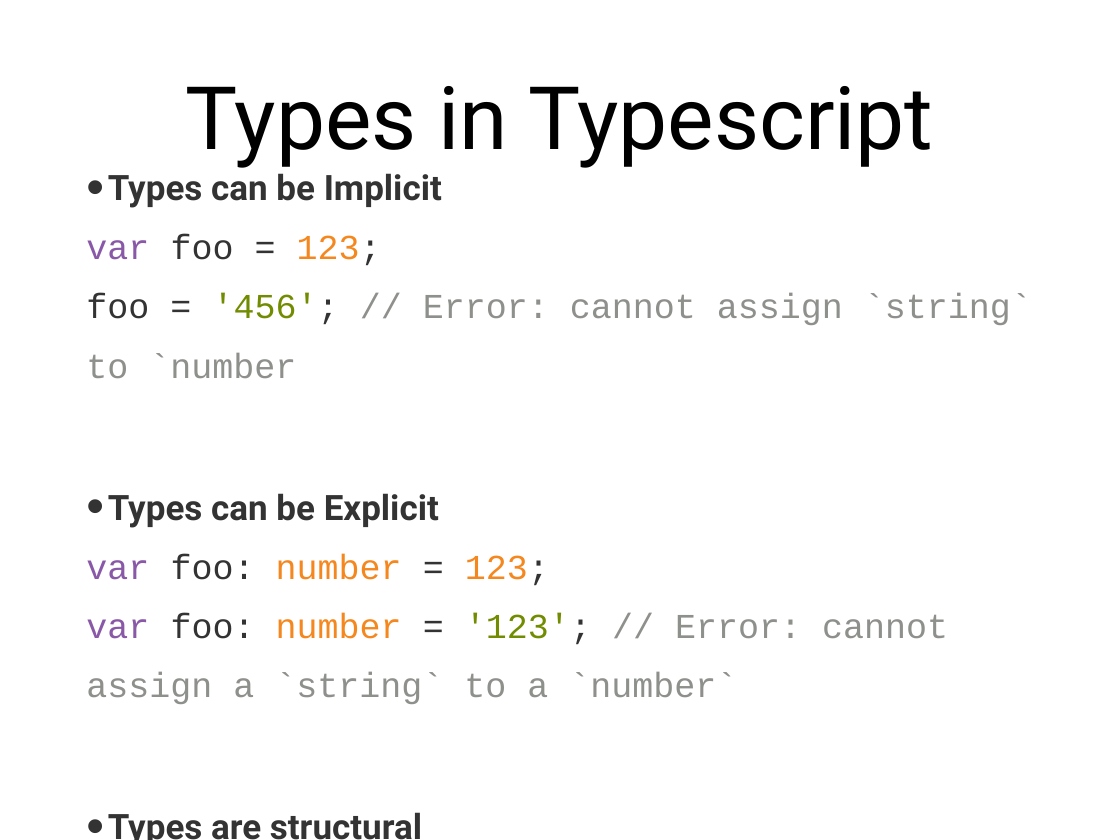
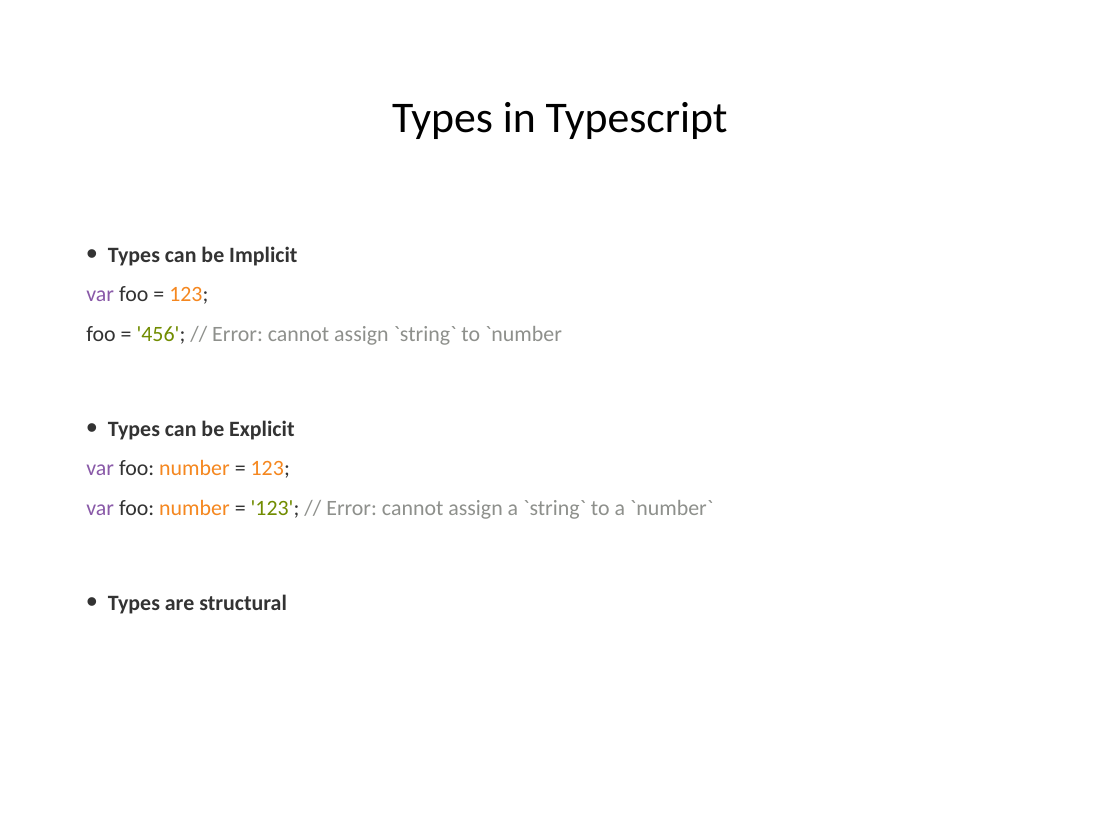
Before and after one commit to hogeschool/Development-5, a slide deck: slide 12 of Lectures/Lecture5/lesson5.pptx (slide 7 before the commit). Drawn at 1120x840 pixels with LibreOffice and Linux fonts; fonts in the diff are those of the drawing. Boxes give left, top, right and bottom in pixels: in the first picture for what was removed or moved away, otherwise in the second. Text is boxed around its words. In the diff, an @@ line names an element or a change of style, - is before the commit and + after.

Commit message:
typo error fixed

```diff
--- a/Lectures/Lecture5/lesson5.pptx
+++ b/Lectures/Lecture5/lesson5.pptx
@@ title "Types in Typescript" at box(392, 102, 728, 139): size 80 to 40 pt, font Roboto to Calibri @@
@@ text "Types can be Implicit" at box(86, 246, 713, 614): size 32 to 20 pt; font Roboto to Calibri in "Types can be Implicit", "Types can be Explicit", "Types are structural"; font Courier New to Calibri in "var foo = 123;", "foo = '456'; // Error: cannot assign ...", "var foo: number = 123;", "var foo: number = '123'; // Error: ..."; line spacing 61pt to 1.5; line spacing 54pt to 1.5; vertical alignment middle to top @@
```
Also in this commit, not shown: 8 other slides changed, 6 slides added, 1 slide removed.
